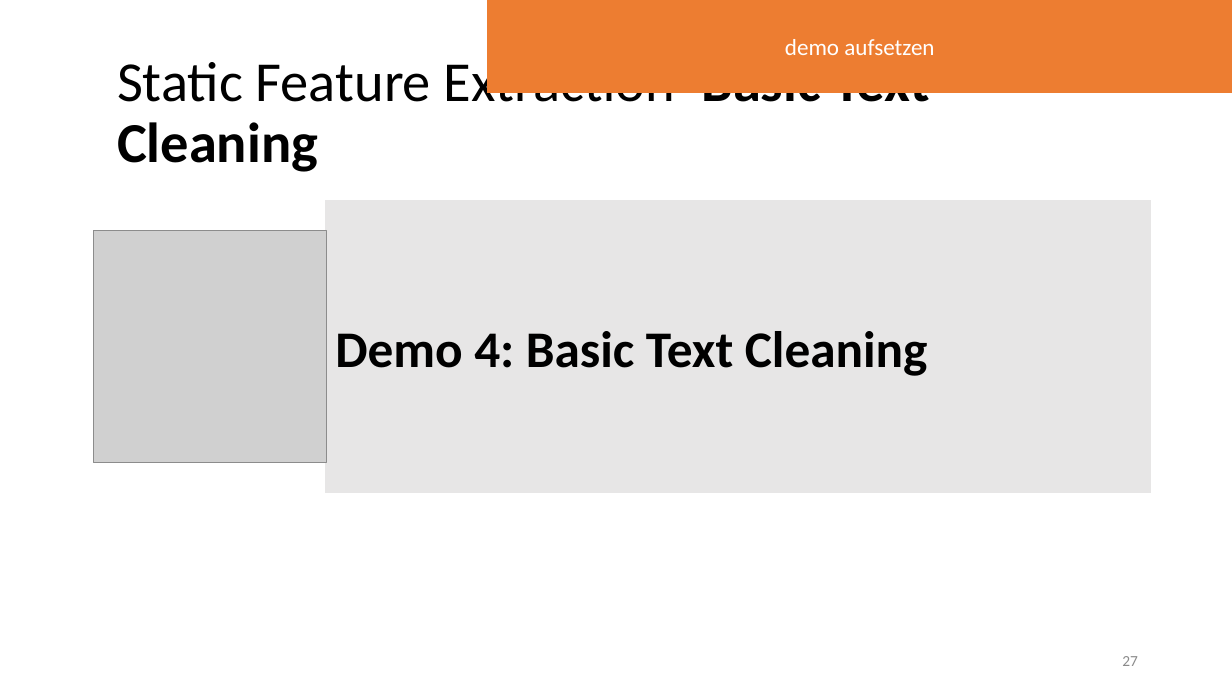
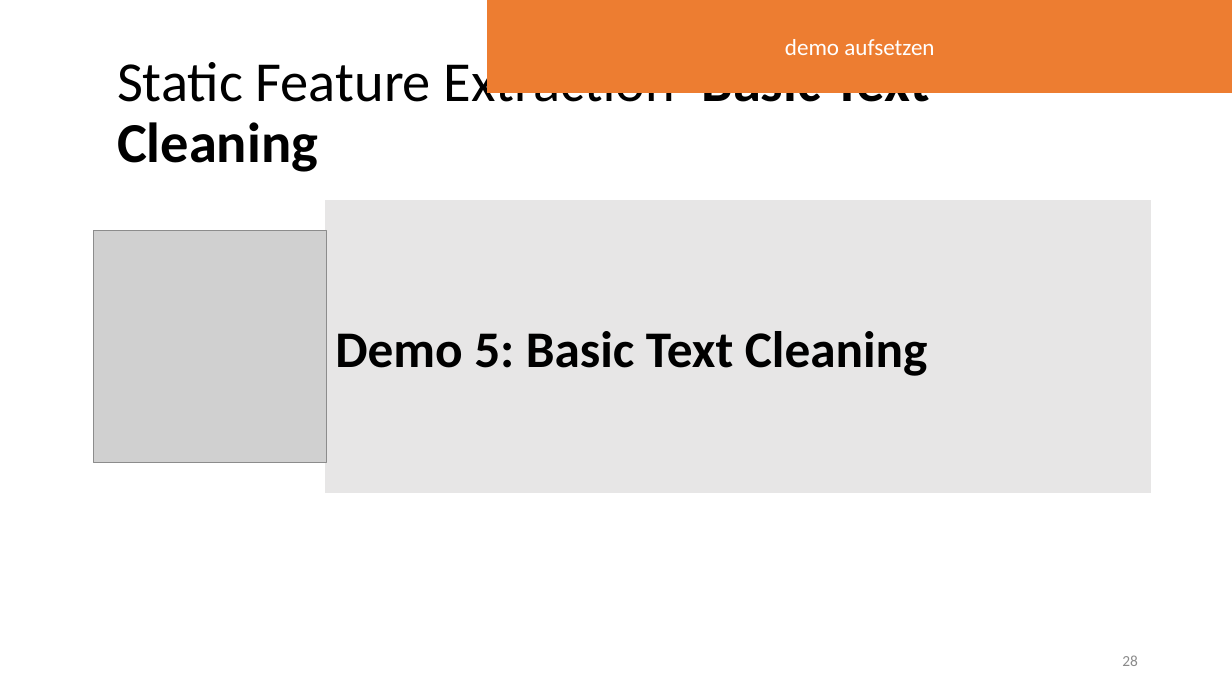
Before and after one commit to lisa-wm/consulting, a slide deck: slide 28 of 5_seminar/Contents_Part_02/slides/Präsentation_Teil2_Lisa.pptx (slide 27 before the commit). Drawn at 1232x693 pixels with LibreOffice and Linux fonts; fonts in the diff are those of the drawing; grey boxes stand for pictures. Boxes give left, top, right and bottom in pixels: in the first picture for what was removed or moved away, otherwise in the second. Text is boxed around its words. In the diff, an @@ line names an element or a change of style, - is before the commit and + after.

Commit message:
added final sentence to demo

```diff
--- a/5_seminar/Contents_Part_02/slides/Präsentation_Teil2_Lisa.pptx
+++ b/5_seminar/Contents_Part_02/slides/Präsentation_Teil2_Lisa.pptx
@@ text in rectangle at <box>335,331,928,376</box>: text changed @@
-Demo 4: Basic Text Cleaning
+Demo 5: Basic Text Cleaning
@@ page number at <box>1122,655,1138,666</box>: text changed @@
-27
+28
```
Also in this commit, not shown: 1 slide added, 3 other files.
